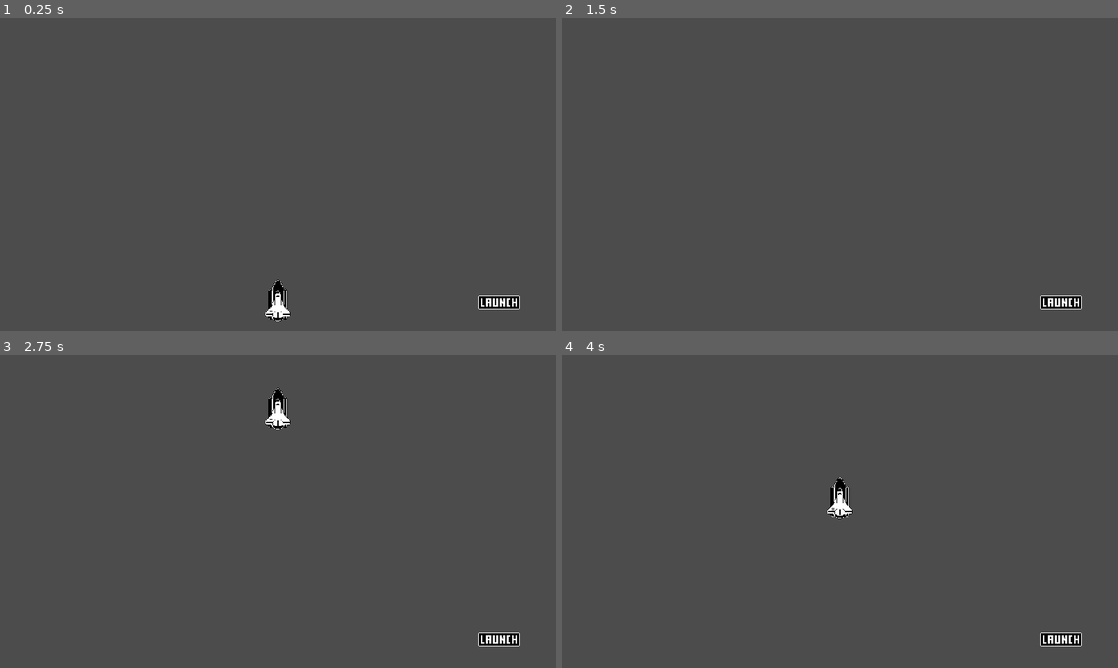
Above: before the commit, frames 1-4 (two rows, left to right).
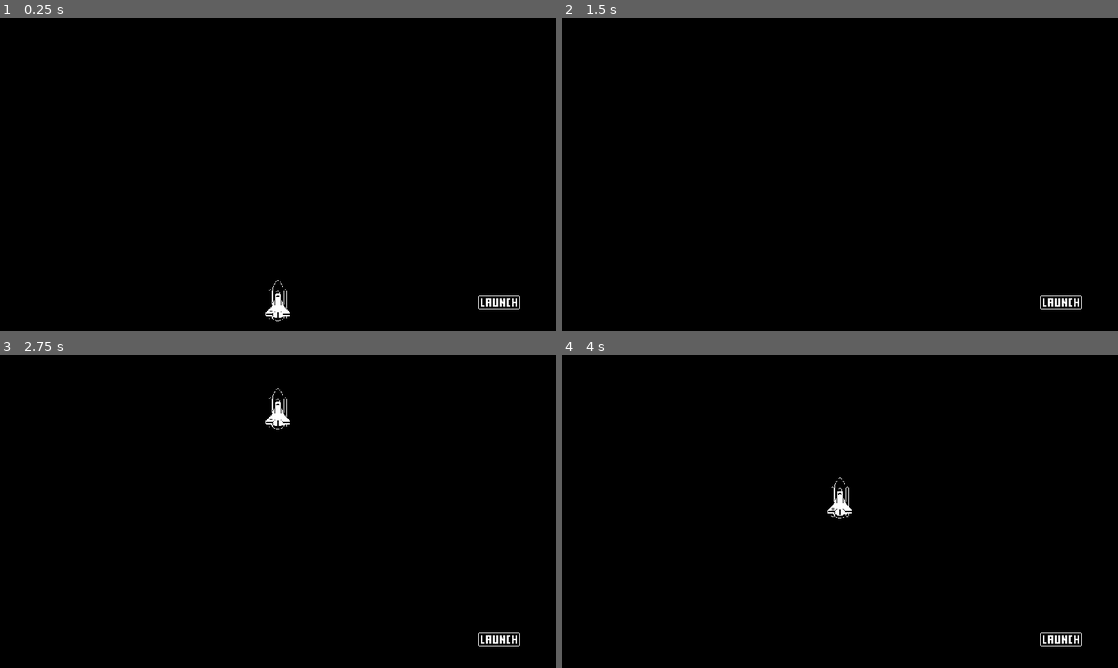
Above: after the commit, the same moments.

Repository: EquipeENGD/Rocket-Launch
Game: Godot game, scene res://World.tscn
Same seed, same stepped clock (60 frames per second), same inputs: the game is played once before the commit and once after it.
Inputs (mouse positions are in pixels of both pictures, inside the frame that each line leads up to):
- Up to frame 1 (0.25 s): no input
- Up to frame 2 (1.5 s): click (1062, 312) at 0.5 s; click (1062, 312) at 1.25 s
- Up to frame 3 (2.75 s): click (500, 649) at 2 s
- Up to frame 4 (4 s): tap Enter at 3.5 s

The runs differ from the first frame. In frame 1, 99% of the frame differs, in the area x 0-100%, y 0-100%; in frame 2, 100%; in frame 3, 99%; in frame 4, 99%.

Commit message:
criei um background

Diff:
--- a/World.tscn
+++ b/World.tscn
@@ -22,6 +22,15 @@
 [node name="World" type="Node"]
 script = ExtResource( 1 )
 
+[node name="ColorRect" type="ColorRect" parent="."]
+anchor_right = 1.0
+anchor_bottom = 1.0
+color = Color( 0, 0, 0, 1 )
+__meta__ = {
+"_edit_lock_": true,
+"_edit_use_anchors_": false
+}
+
 [node name="RocketShip" type="Sprite" parent="."]
 position = Vector2( 640, 650 )
 texture = ExtResource( 2 )
